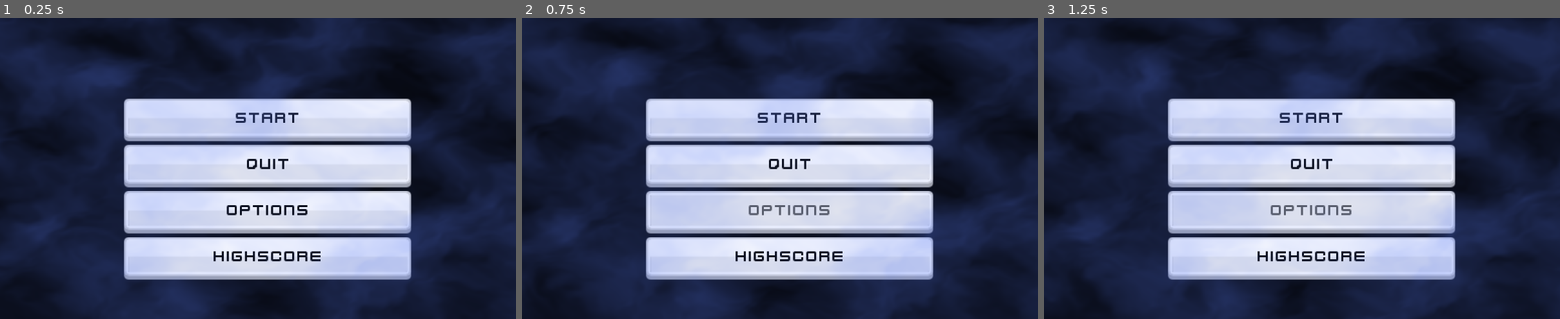
Above: before the commit, frames 1-3 (left to right).
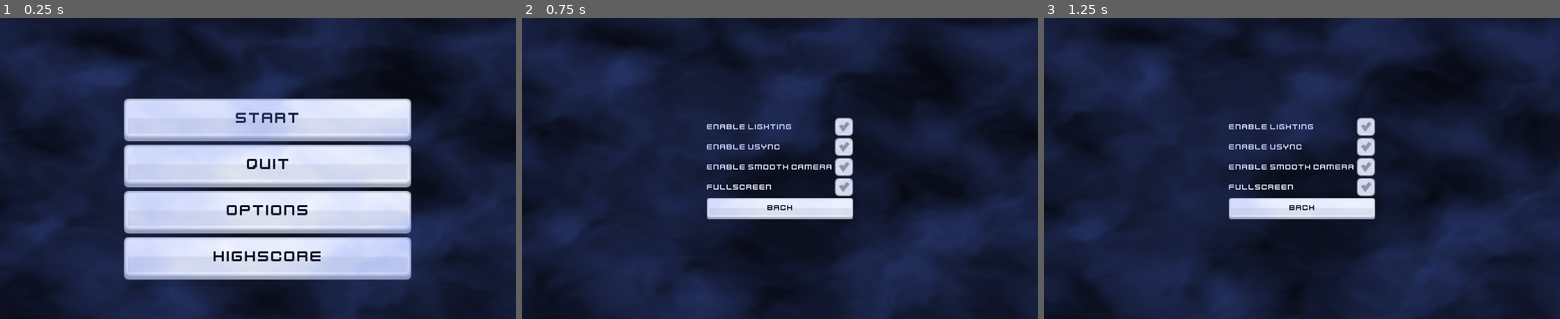
Above: after the commit, the same moments.

Repository: lnRichard/profielwerkstuk
Game: Godot game, scene res://gui/start_menu/StartMenu.tscn
The game is run twice, just before and just after one commit, with the same random seed, the same clock (stepped at 60 frames per second) and the same inputs. The engine's default icon, where the game draws it, is replaced by a stand-in: a white triangle on a blue panel in a dark square.
Inputs:
- Up to frame 1 (0.25 s): no input
- Up to frame 2 (0.75 s): click "Options" at 0.5 s
- Up to frame 3 (1.25 s): no input

The runs differ from the first frame. In frame 2, 29% of the frame differs, in the area x 24-80%, y 26-87%; in frame 3, 29%.

Commit message:
ui, dash fix, options menu

Diff:
--- a/characters/hostile_entity/HostileEntity.gd
+++ b/characters/hostile_entity/HostileEntity.gd
@@ -89,6 +89,8 @@
 
 # Checks if the enemy can see the player
 func visual_check() -> bool:
+	if is_instance_valid(player):
+		return false
 	var result = space_state.intersect_ray(global_position, player.global_position, [self], collision_mask)
 	return result and not result is Player
 
--- a/characters/living_entity/LivingEntity.gd
+++ b/characters/living_entity/LivingEntity.gd
@@ -23,6 +23,10 @@
 # health_indicator()
 var indicator := preload("res://indicator/Indicator.tscn")
 
+
+func _ready():
+	if !Global.lighting and is_instance_valid($Light2D):
+		$Light2D.queue_free()
 
 # Initialize the entity
 func _init(_max_health: float, _move_speed: float):
--- a/characters/player/Camera.gd
+++ b/characters/player/Camera.gd
@@ -2,6 +2,7 @@
 
 # Limits camera to level bounds
 func _ready():
+	smoothing_enabled = Global.smoothing
 	limit_top = 0
 	limit_left = 0
 	limit_bottom = 25 * 16
--- a/characters/player/LoadArea.gd
+++ /dev/null
@@ -1,15 +0,0 @@
-extends Area2D
-
-# States
-enum {IDLING, MOVING, ATTACKING, DASHING, FROZEN, UNLOADED}
-
-# Load entities inside the load area
-func _on_LoadArea_body_entered(body: HostileEntity):
-	if is_instance_valid(body):
-		body.state = IDLING
-
-# Unload entities outside the load area
-func _on_LoadArea_body_exited(body: HostileEntity):
-	if is_instance_valid(body):
-		body.state = UNLOADED
-		body.update_redness()
--- a/characters/player/ui/Score.gd
+++ /dev/null
@@ -1,11 +0,0 @@
-extends Label
-
-
-# Declare member variables here. Examples:
-# var a = 2
-# var b = "text"
-
-
-# Called when the node enters the scene tree for the first time.
-func _ready():
-	text = String(Global.highscore) + " Score"
--- a/characters/player/ui/Stage.gd
+++ /dev/null
@@ -1,11 +0,0 @@
-extends Label
-
-
-# Declare member variables here. Examples:
-# var a = 2
-# var b = "text"
-
-
-# Called when the node enters the scene tree for the first time.
-func _ready():
-	text = "Stage 0"
--- a/characters/player/ui/UI.tscn
+++ b/characters/player/ui/UI.tscn
@@ -55,10 +55,10 @@
 anchor_top = 0.5
 anchor_right = 1.0
 anchor_bottom = 0.5
-margin_left = 1176.8
-margin_top = -23.2
-margin_right = 1258.8
-margin_bottom = 16.8
+margin_left = -210.0
+margin_top = 60.0
+margin_right = -128.0
+margin_bottom = 100.0
 __meta__ = {
 "_edit_use_anchors_": false
 }
@@ -77,10 +77,10 @@
 text = "Stage 0"
 
 [node name="XP" type="Label" parent="ManaBar"]
-margin_left = -22.2
-margin_top = 22.2
-margin_right = 23.8
-margin_bottom = 36.2
+margin_left = -10.0
+margin_top = 30.0
+margin_right = 66.0
+margin_bottom = 48.0
 theme = ExtResource( 1 )
 text = "Level 1"
 __meta__ = {
--- a/environment/gates/entrance/Entrance.gd
+++ b/environment/gates/entrance/Entrance.gd
@@ -6,7 +6,8 @@
 
 # Called when the node enters the scene tree for the first time.
 func _ready():
-	pass
+	if !Global.lighting and is_instance_valid($Light2D):
+		$Light2D.queue_free()
 
 # Open the portal
 func open():
@@ -19,13 +20,15 @@
 		count += 1
 		match count:
 			0:
-				$Light2D.enabled = true
+				if is_instance_valid($Light2D):
+					$Light2D.enabled = true
 				$AnimatedSprite.play("open")
 			1:
 				$AnimatedSprite.play("idle")
 			2:
 				$AnimatedSprite.play("close")
 			3:
-				$Light2D.enabled = false
+				if is_instance_valid($Light2D):
+					$Light2D.enabled = false
 				$AnimatedSprite.hide()
 				set_physics_process(false)
--- a/environment/gates/exit/Exit.gd
+++ b/environment/gates/exit/Exit.gd
@@ -9,23 +9,28 @@
 
 # Initialize portal
 func _ready():
+
 	$AnimatedSprite.play("idle")
 	$AnimatedSprite.modulate = Color(0.36, 0.36, 0.36)
 	$Light2D.energy = 0.0
 	self.connect("PlayerTouch", get_parent().get_parent() , "_exit")
 	$Tween.interpolate_callback(self, Global.passed_levels * 4, "activate")
 	$Tween.start()
+	if !Global.lighting and is_instance_valid($Light2D):
+		$Light2D.queue_free()
 
 # Player enters the portal
 func _on_Exit_body_entered(body: Player):
 	if active:
+		body.dash.duration = body.dash.range
 		emit_signal("PlayerTouch")
 		$AnimatedSprite.play("close")
 
 # Activate the portal
 func activate():
 	$AnimatedSprite.modulate = Color(1, 1, 1)
-	$Light2D.energy = 0.8
+	if is_instance_valid($Light2D):
+		$Light2D.energy = 0.8
 	active = true
 
 # Portal close animation has finished
--- a/gui/abilities/Abilities.tscn
+++ b/gui/abilities/Abilities.tscn
@@ -17,7 +17,7 @@
 }
 
 [node name="1" type="TextureRect" parent="HBoxContainer"]
-margin_bottom = 20.0
+margin_bottom = 40.0
 
 [node name="Button" type="Button" parent="HBoxContainer/1"]
 margin_right = 42.251
--- /dev/null
+++ b/gui/option_menu/OptionMenu.gd
@@ -0,0 +1,36 @@
+extends Control
+
+
+# Declare member variables here. Examples:
+# var a = 2
+# var b = "text"
+
+
+# Called when the node enters the scene tree for the first time.
+func _ready():
+	pass # Replace with function body.
+
+
+# Called every frame. 'delta' is the elapsed time since the previous frame.
+#func _process(delta):
+#	pass
+
+
+func _on_Back_pressed():
+	get_tree().change_scene("res://gui/start_menu/StartMenu.tscn")
+
+
+func _on_Lighting_pressed():
+	Global.lighting = $VBoxContainer/Lighting/Lighting.pressed
+
+
+func _on_Vsync_pressed():
+	OS.set_use_vsync($VBoxContainer/Vsync/Vsync.pressed)
+
+
+func _on_Smooth_pressed():
+	Global.smoothing = $VBoxContainer/Smooth/Smooth.pressed
+
+
+func _on_Window_pressed():
+	OS.window_fullscreen = $VBoxContainer/Window/Window.pressed
--- /dev/null
+++ b/gui/option_menu/OptionMenu.tscn
@@ -0,0 +1,129 @@
+[gd_scene load_steps=6 format=2]
+
+[ext_resource path="res://gui/themes/kenneyUI.tres" type="Theme" id=1]
+[ext_resource path="res://gui/option_menu/OptionMenu.gd" type="Script" id=2]
+[ext_resource path="res://trees/fog.tres" type="Shader" id=3]
+[ext_resource path="res://icon.png" type="Texture" id=4]
+
+[sub_resource type="ShaderMaterial" id=1]
+shader = ExtResource( 3 )
+shader_param/color = Vector3( 0.35, 0.48, 0.95 )
+shader_param/OCTAVES = 4
+
+[node name="Control" type="Control"]
+anchor_left = 0.5
+anchor_top = 0.5
+anchor_right = 0.5
+anchor_bottom = 0.5
+margin_left = -512.0
+margin_top = -300.0
+margin_right = 512.0
+margin_bottom = 300.0
+theme = ExtResource( 1 )
+script = ExtResource( 2 )
+__meta__ = {
+"_edit_use_anchors_": false
+}
+
+[node name="VBoxContainer" type="VBoxContainer" parent="."]
+anchor_left = 0.5
+anchor_top = 0.5
+anchor_right = 0.5
+anchor_bottom = 0.5
+margin_left = -145.0
+margin_top = -101.0
+margin_right = 145.0
+margin_bottom = 101.0
+__meta__ = {
+"_edit_use_anchors_": false
+}
+
+[node name="Lighting" type="HBoxContainer" parent="VBoxContainer"]
+margin_right = 290.0
+margin_bottom = 36.0
+
+[node name="Label" type="Label" parent="VBoxContainer/Lighting"]
+margin_top = 9.0
+margin_right = 250.0
+margin_bottom = 27.0
+size_flags_horizontal = 3
+text = "enable lighting"
+
+[node name="Lighting" type="CheckBox" parent="VBoxContainer/Lighting"]
+margin_left = 254.0
+margin_right = 290.0
+margin_bottom = 36.0
+pressed = true
+
+[node name="Vsync" type="HBoxContainer" parent="VBoxContainer"]
+margin_top = 40.0
+margin_right = 290.0
+margin_bottom = 76.0
+
+[node name="Label" type="Label" parent="VBoxContainer/Vsync"]
+margin_top = 9.0
+margin_right = 250.0
+margin_bottom = 27.0
+size_flags_horizontal = 3
+size_flags_vertical = 6
+text = "enable vsync"
+
+[node name="Vsync" type="CheckBox" parent="VBoxContainer/Vsync"]
+margin_left = 254.0
+margin_right = 290.0
+margin_bottom = 36.0
+pressed = true
+
+[node name="Smooth" type="HBoxContainer" parent="VBoxContainer"]
+margin_top = 80.0
+margin_right = 290.0
+margin_bottom = 116.0
+
+[node name="Label" type="Label" parent="VBoxContainer/Smooth"]
+margin_top = 9.0
+margin_right = 250.0
+margin_bottom = 27.0
+size_flags_horizontal = 3
+text = "enable smooth camera"
+
+[node name="Smooth" type="CheckBox" parent="VBoxContainer/Smooth"]
+margin_left = 254.0
+margin_right = 290.0
+margin_bottom = 36.0
+pressed = true
+
+[node name="Window" type="HBoxContainer" parent="VBoxContainer"]
+margin_top = 120.0
+margin_right = 290.0
+margin_bottom = 156.0
+
+[node name="Label" type="Label" parent="VBoxContainer/Window"]
+margin_top = 9.0
+margin_right = 250.0
+margin_bottom = 27.0
+size_flags_horizontal = 3
+text = "Fullscreen"
+
+[node name="Window" type="CheckBox" parent="VBoxContainer/Window"]
+margin_left = 254.0
+margin_right = 290.0
+margin_bottom = 36.0
+pressed = true
+
+[node name="Back" type="Button" parent="VBoxContainer"]
+margin_top = 160.0
+margin_right = 290.0
+margin_bottom = 202.251
+text = "Back"
+
+[node name="FogBackground" type="Sprite" parent="."]
+material = SubResource( 1 )
+position = Vector2( 441, 270.5 )
+scale = Vector2( 46.1563, 29.0156 )
+texture = ExtResource( 4 )
+
+[connection signal="pressed" from="VBoxContainer/Lighting/Lighting" to="." method="_on_Lighting_pressed"]
+[connection signal="pressed" from="VBoxContainer/Vsync/Vsync" to="." method="_on_Vsync_pressed"]
+[connection signal="pressed" from="VBoxContainer/Smooth/Smooth" to="." method="_on_Smooth_pressed"]
+[connection signal="pressed" from="VBoxContainer/Window/Window" to="." method="_on_Window_pressed"]
+[connection signal="pressed" from="VBoxContainer/Back" to="." method="_on_Back_pressed"]
--- a/gui/start_menu/StartMenu.gd
+++ b/gui/start_menu/StartMenu.gd
@@ -11,7 +11,7 @@
 
 # Player goes to options meny
 func _on_Options_pressed():
-	pass # Replace with function body.
+	get_tree().change_scene("res://gui/option_menu/OptionMenu.tscn")
 
 # Player goes to highscore menu
 func _on_Highscore_pressed():
--- a/main/global.gd
+++ b/main/global.gd
@@ -1,4 +1,8 @@
 extends Node
+
+# Options
+var smoothing = true
+var lighting = true
 
 # Highest score the player has achieved
 
@@ -53,7 +57,7 @@
 func set_level(value: int):
 	if not is_instance_valid(player):
 		return
-
+	player.get_node("UILayer/UI//ManaBar/XP").text = "Level " + String(value)
 	# Create levelup label
 	player.indicator("Level Up!", Color(0.64, 0.67, 2.3), true)
 
--- a/project.godot
+++ b/project.godot
@@ -121,7 +121,6 @@
 
 [display]
 
-window/size/resizable=false
 window/size/fullscreen=true
 
 [global]
@@ -204,5 +203,6 @@
 
 [rendering]
 
+quality/driver/driver_name="GLES2"
 environment/default_clear_color=Color( 0, 0, 0, 1 )
 environment/default_environment="res://default_env.tres"
--- a/projectiles/projectile_entity/ProjectileEntity.gd
+++ b/projectiles/projectile_entity/ProjectileEntity.gd
@@ -12,6 +12,12 @@
 
 # move()
 var direction := Vector2() # Moving direction of projectile
+
+
+
+func _ready():
+	if !Global.lighting and is_instance_valid($Light2D):
+		$Light2D.queue_free()
 
 # Initialize the projectile
 func _init(_speed: float, _lifetime: int, _damage: float, _cooldown: float):
